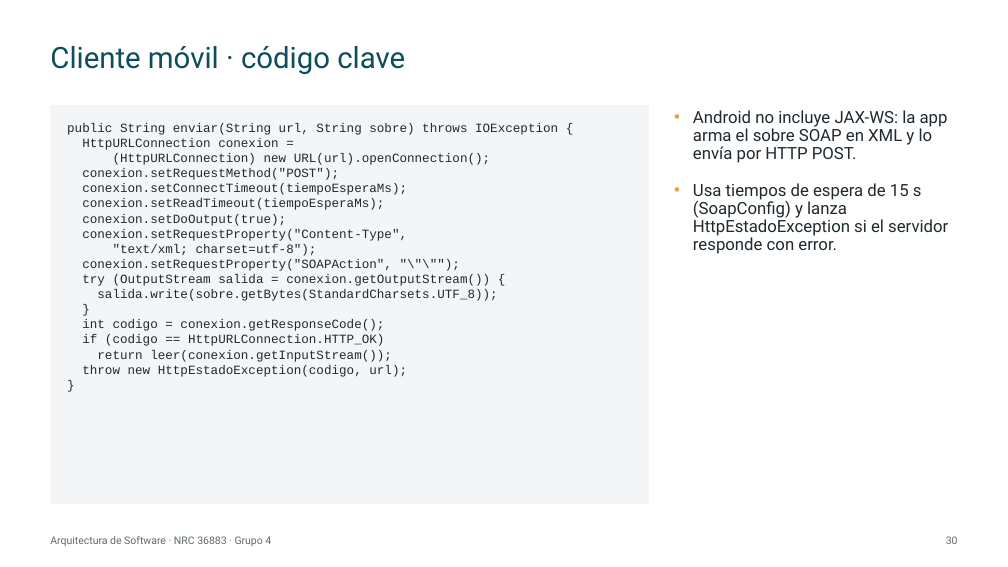
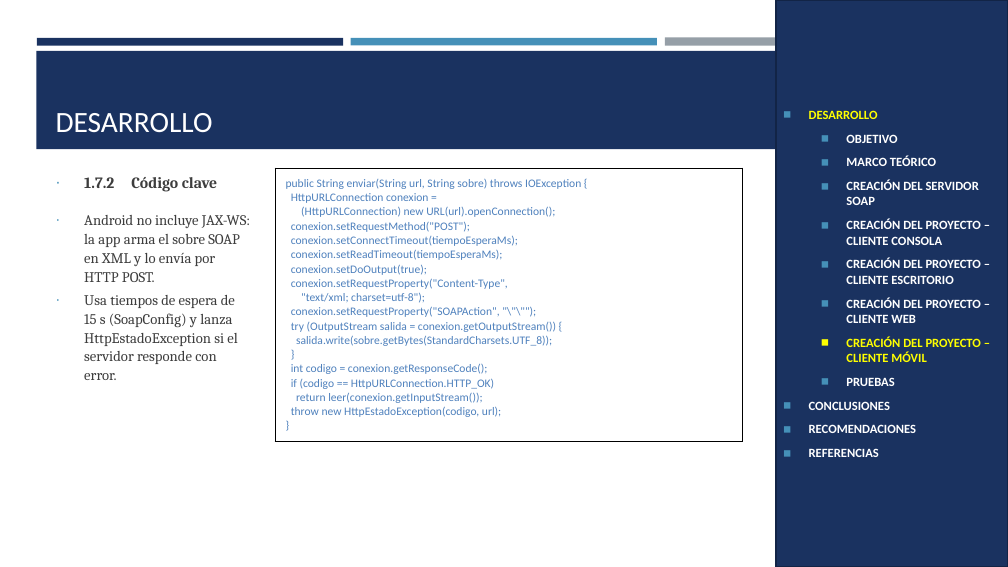
Before and after one commit to IMarcusDev/TI.1.1.-PAO202651_SOAP_JAVA_SINBDD_NRC_36883_GR04, a slide deck: slide 24 of 05. DOCUMENTACION/PRESENTACION TI.1.1. SOAP sin BDD en JAVA GR4.pptx (slide 30 before the commit). Drawn at 1008x567 pixels with LibreOffice and Linux fonts; fonts in the diff are those of the drawing. Boxes give left, top, right and bottom in pixels: in the first picture for what was removed or moved away, otherwise in the second. Text is boxed around its words. In the diff, an @@ line names an element or a change of style, - is before the commit and + after.

```diff
--- a/05. DOCUMENTACION/PRESENTACION TI.1.1. SOAP sin BDD en JAVA GR4.pptx
+++ b/05. DOCUMENTACION/PRESENTACION TI.1.1. SOAP sin BDD en JAVA GR4.pptx
@@ rectangle added at (776,0,1008,567), fill #1A3260, outline #122446 1.75 pt, 12 pt, text #FFFFFF, bold @@
+◼ DESARROLLO
+  ◼ OBJETIVO
+  ◼ MARCO TEÓRICO
+  ◼ CREACIÓN DEL SERVIDOR SOAP
+  ◼ CREACIÓN DEL PROYECTO – CLIENTE CONSOLA
+  ◼ CREACIÓN DEL PROYECTO – CLIENTE ESCRITORIO
+  ◼ CREACIÓN DEL PROYECTO – CLIENTE WEB
+  ◼ CREACIÓN DEL PROYECTO – CLIENTE MÓVIL
+  ◼ PRUEBAS
+◼ CONCLUSIONES
+◼ RECOMENDACIONES
+◼ REFERENCIAS
@@ rectangle added at (36,51,972,149), fill #1A3260 @@
@@ rectangle added at (37,38,343,45), fill #1A3260 @@
@@ title removed at (50,46,405,74) @@
-Cliente móvil · código clave
@@ rectangle added at (351,38,657,45), fill #4590B8 @@
@@ rectangle added at (665,38,971,46), fill #969FA7 @@
@@ text removed at (51,105,650,504) @@
-public String enviar(String url, String sobre) throws IOException {
-HttpURLConnection conexion =
-(HttpURLConnection) new URL(url).openConnection();
-conexion.setRequestMethod("POST");
-conexion.setConnectTimeout(tiempoEsperaMs);
-conexion.setReadTimeout(tiempoEsperaMs);
-conexion.setDoOutput(true);
-conexion.setRequestProperty("Content-Type",
-"text/xml; charset=utf-8");
-conexion.setRequestProperty("SOAPAction", "\"\"");
-try (OutputStream salida = conexion.getOutputStream()) {
-salida.write(sobre.getBytes(StandardCharsets.UTF_8));
-}
-int codigo = conexion.getResponseCode();
-if (codigo == HttpURLConnection.HTTP_OK)
-return leer(conexion.getInputStream());
-throw new HttpEstadoException(codigo, url);
-}
@@ title added at (56,113,213,132), 28 pt, text #FFFFFF @@
+DESARROLLO
@@ text "1.7.2 Código clave": place and size @@
-text "1.7.2 Código clave" at (693,110,948,254)
+text "1.7.2 Código clave" at (84,177,250,380)
@@ text at (84,177,114,188): paragraph added @@
+∙ 1.7.2 Código clave
@@ table added at (275,168,743,421), 1 rows, 1 columns @@
+public String enviar(String url, String sobre) throws IOException { / HttpURLConnection conexion = / (HttpURLConnection) new URL(url).openConnection(); / conexion.setRequestMethod("POST"); / conexion.setConnectTimeout(tiempoEsperaMs); / conexion.setReadTimeout(tiempoEsperaMs); / conexion.setDoOutput(true); / conexion.setRequestProperty("Content-Type", / "text/xml; charset=utf-8"); / conexion.setRequestProperty("SOAPAction", "\"\""); / try (OutputStream salida = conexion.getOutputStream()) { / salida.write(sobre.getBytes(StandardCharsets.UTF_8)); / } / int codigo = conexion.getResponseCode(); / if (codigo == HttpURLConnection.HTTP_OK) / return leer(conexion.getInputStream()); / throw new HttpEstadoException(codigo, url); / }
@@ text at (84,215,250,380): size 16 to 14 pt, font Roboto to Cambria, text colour #1F2A30 to #3D3D3D; bullet • to ∙; line spacing 0.9 to 1.07; less space between paragraphs; bullet colour #E8A33D to #4590B8 @@
@@ text removed at (50,536,271,546) @@
-Arquitectura de Software · NRC 36883 · Grupo 4
@@ page number removed at (946,536,958,544) @@
-30
```
Also in this commit, not shown: 23 other slides changed, 6 slides added, 14 slides removed, 1 other file.
